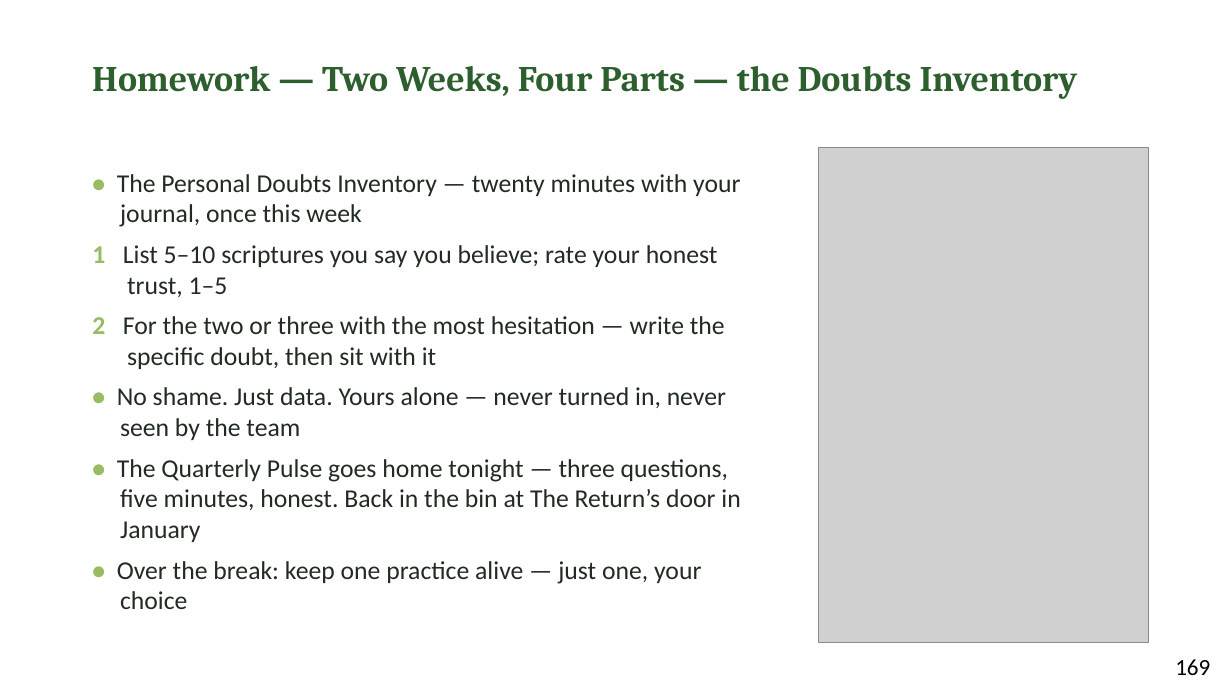
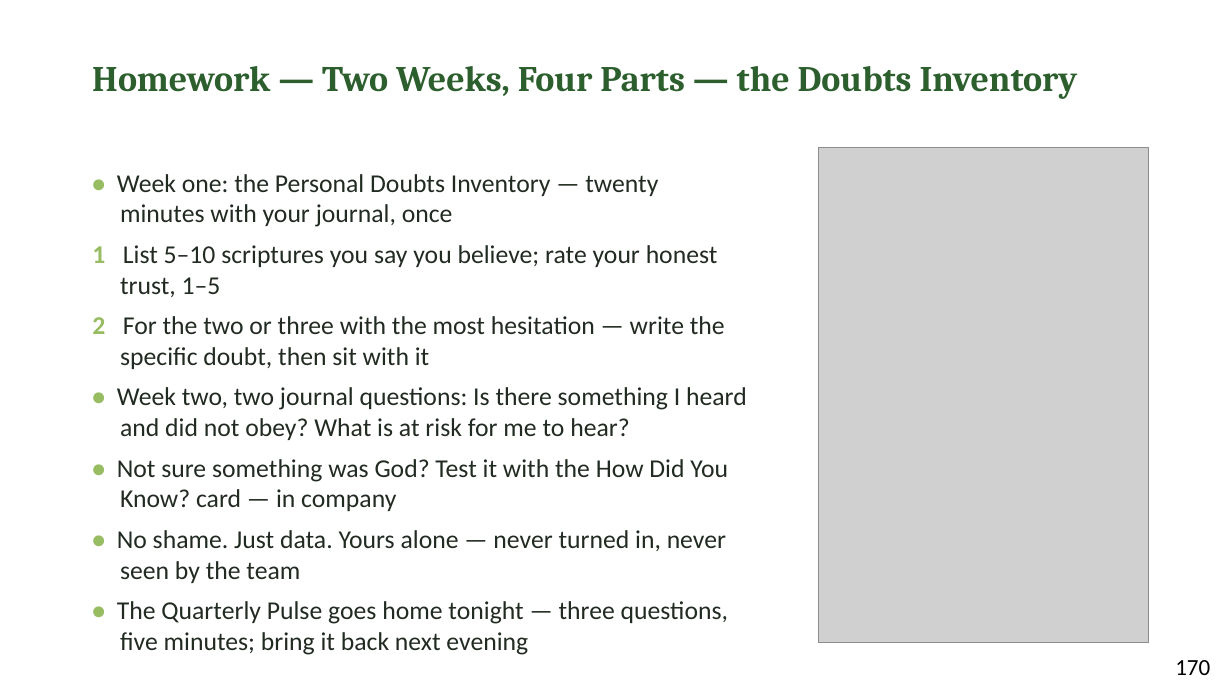
Before and after one commit to jgtittle-ministries/fellowship-of-the-heart-pilot-at-cca-dev, a slide deck: slide 13 of _implementation-notes/evening-series/FotH Evening Session 11 Slides DRAFT v1.pptx (slide 12 before the commit). Drawn at 1232x693 pixels with LibreOffice and Linux fonts; fonts in the diff are those of the drawing; grey boxes stand for pictures. Boxes give left, top, right and bottom in pixels: in the first picture for what was removed or moved away, otherwise in the second. Text is boxed around its words. In the diff, an @@ line names an element or a change of style, - is before the commit and + after.

```diff
--- a/_implementation-notes/evening-series/FotH Evening Session 11 Slides DRAFT v1.pptx
+++ b/_implementation-notes/evening-series/FotH Evening Session 11 Slides DRAFT v1.pptx
@@ text at <box>117,174,658,227</box>: text changed @@
-• The Personal Doubts Inventory — twenty minutes with your journal, once this week
+• Week one: the Personal Doubts Inventory — twenty minutes with your journal, once
@@ text at <box>92,245,725,369</box>: indent changed @@
@@ text at <box>117,387,747,511</box>: paragraphs added @@
+• Week two, two journal questions: Is there something I heard and did not obey? What is at risk for me to hear?
+• Not sure something was God? Test it with the How Did You Know? card — in company
@@ text at <box>117,601,728,655</box>: text changed @@
-• The Quarterly Pulse goes home tonight — three questions, five minutes, honest. Back in the bin at The Return’s door in January
-• Over the break: keep one practice alive — just one, your choice
+• The Quarterly Pulse goes home tonight — three questions, five minutes; bring it back next evening
@@ text at <box>1175,660,1210,675</box>: text changed @@
-169
+170
```
Also in this commit, not shown: 10 other slides changed, 1 slide added, 31 other files.
